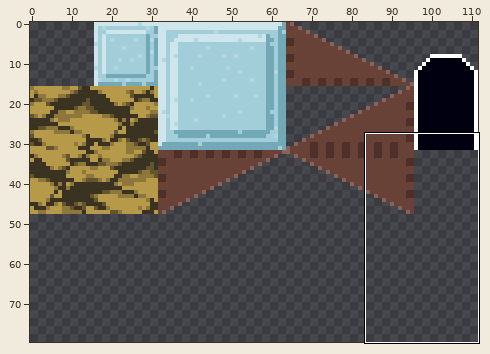
Edited in one commit: sprite sheet (game_english/data/Stage/PrtEnt.png). Above: a wide view before the commit, with the close-up outlined.
Close-up. Old version:
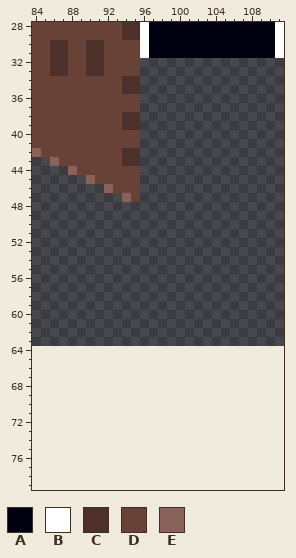
The file is 112x64 pixels. Colours within 5 levels of each other are drawn and written as one. Shown: x 84..111, y 28..79. The old version is drawn lined up with the new one, on the new canvas.
Palette (. is transparent): A #000010  B #ffffff  C #4c3029  D #684137  E #896359
Pixels before, first column x 84:
28 DDDDDDDDDDCCBAAAAAAAAAAAAAAB
29 DDDDDDDDDDCCBAAAAAAAAAAAAAAB
30 DDCCDDCCDDDDBAAAAAAAAAAAAAAB
31 DDCCDDCCDDDDBAAAAAAAAAAAAAAB
32 DDCCDDCCDDDD................
33 DDCCDDCCDDDD................
34 DDDDDDDDDDCC................
35 DDDDDDDDDDCC................
36 DDDDDDDDDDDD................
37 DDDDDDDDDDDD................
38 DDDDDDDDDDCC................
39 DDDDDDDDDDCC................
40 DDDDDDDDDDDD................
41 DDDDDDDDDDDD................
42 EDDDDDDDDDCC................
43 ..EDDDDDDDCC................
44 ....EDDDDDDD................
45 ......EDDDDD................
46 ........EDDD................
47 ..........ED................
And afterwards:
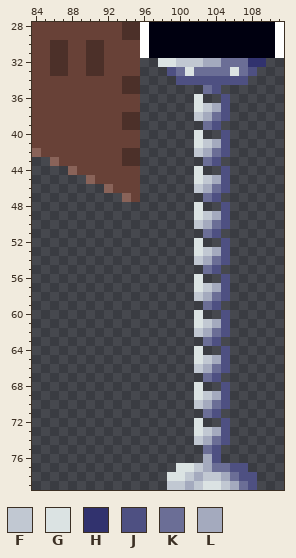
Colours new in this view: F #c1c8d2  G #dbe3e3  H #31326e  J #4e5082  K #6b6e96  L #a4aabe
Edits made:
canvas 112x64 -> 112x80
Changed rows in their new state; - is an unchanged pixel.
first column x 98:
32 GGFFFLLKKKHH
33 -JKGKKKKGKJ-
34 --JJJJJJJJ--
35 -----KJ-----
36 ----G--J----
37 ----GFLJ----
38 ----FLKJ----
39 -----KJ-----
40 ----G--J----
41 ----GFLJ----
42 ----FLKJ----
43 -----KJ-----
44 ----G--J----
45 ----GFLJ----
46 ----FLKJ----
47 -----KJ-----
48 ----G--J----
49 ----GFLJ----
50 ----FLKJ----
51 -----KJ-----
52 ----G--J----
53 ----GFLJ----
54 ----FLKJ----
55 -----KJ-----
56 ----G--J----
57 ----GFLJ----
58 ----FLKJ----
59 -----KJ-----
60 ----G--J----
61 ----GFLJ----
62 ----FLKJ----
63 -----KJ-----
64 ----G--J----
65 ----GFLJ----
66 ----FLKJ----
67 -----KJ-----
68 ----G--J----
69 ----GFLJ----
70 ----FLKJ----
71 -----KJ-----
72 ----G--J----
73 ----GFLJ----
74 ----FLKJ----
75 -----KJ-----
76 -----LJ-----
77 --GGFLKKJJ--
78 -GGFLFFLKJJ-
79 -FFLFGGFLKJ-
Boxes around the changes in both close-ups, in picture pixels (x1, y1, x2, y2):
added: (158, 58, 266, 490)
